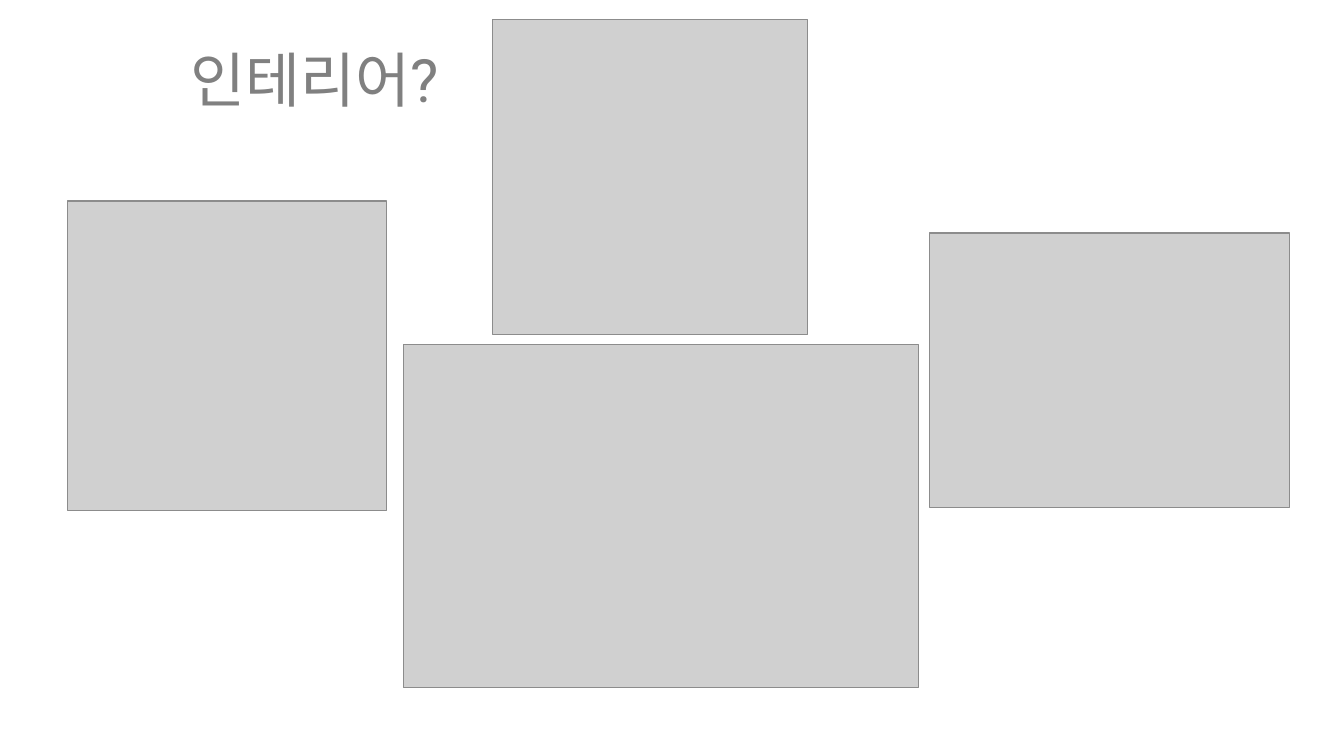
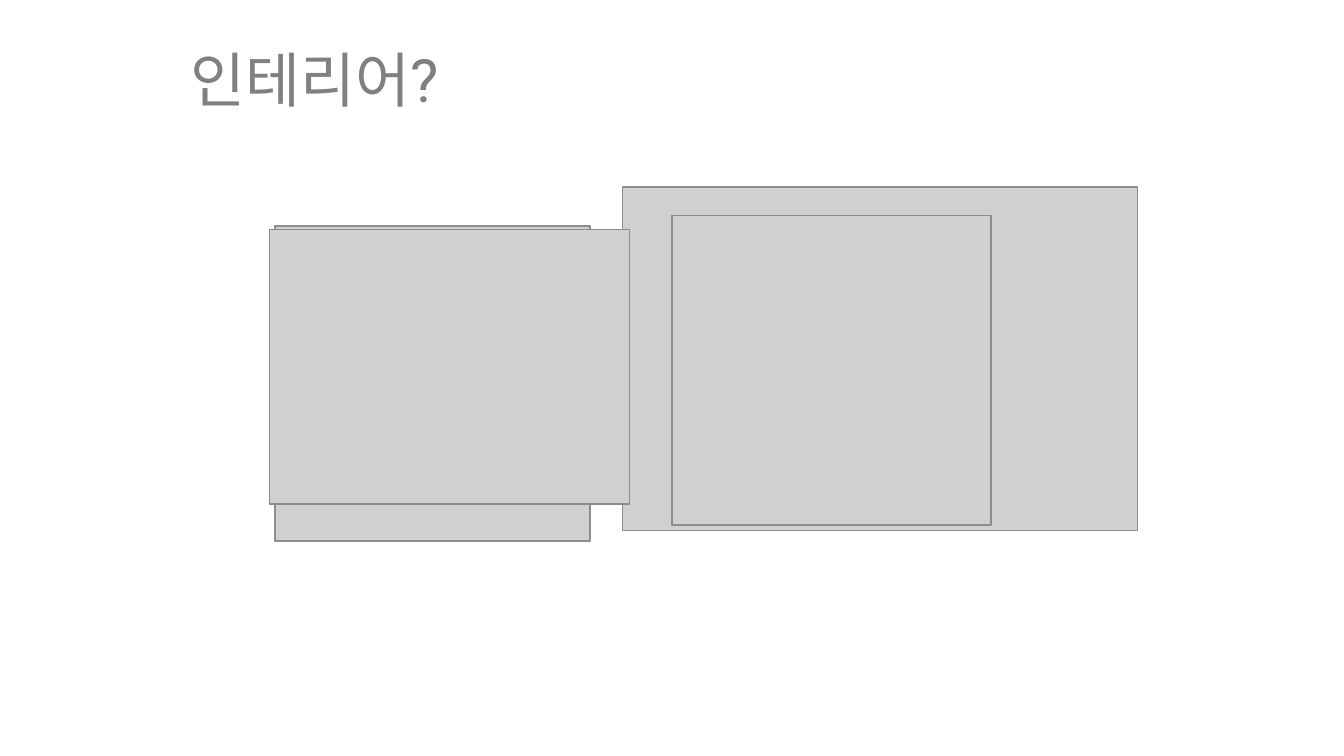
Before and after one commit to ptyoiy/ARwork, a slide deck: slide 3 of 호남-발표자료.pptx. Drawn at 1344x756 pixels with LibreOffice and Linux fonts; fonts in the diff are those of the drawing; grey boxes stand for pictures. Boxes give left, top, right and bottom in pixels: in the first picture for what was removed or moved away, otherwise in the second. Text is boxed around its words. In the diff, an @@ line names an element or a change of style, - is before the commit and + after.

```diff
--- a/호남-발표자료.pptx
+++ b/호남-발표자료.pptx
@@ picture moved from (x1=403, y1=344, x2=918, y2=688) to (x1=622, y1=187, x2=1137, y2=531) @@
@@ picture moved from (x1=930, y1=233, x2=1290, y2=507) to (x1=270, y1=230, x2=630, y2=504) @@
@@ picture moved from (x1=493, y1=20, x2=808, y2=335) to (x1=276, y1=226, x2=590, y2=540) @@
@@ picture moved from (x1=67, y1=200, x2=387, y2=509) to (x1=672, y1=216, x2=992, y2=526) @@
```
Also in this commit, not shown: 9 other slides changed, 2 other files.
